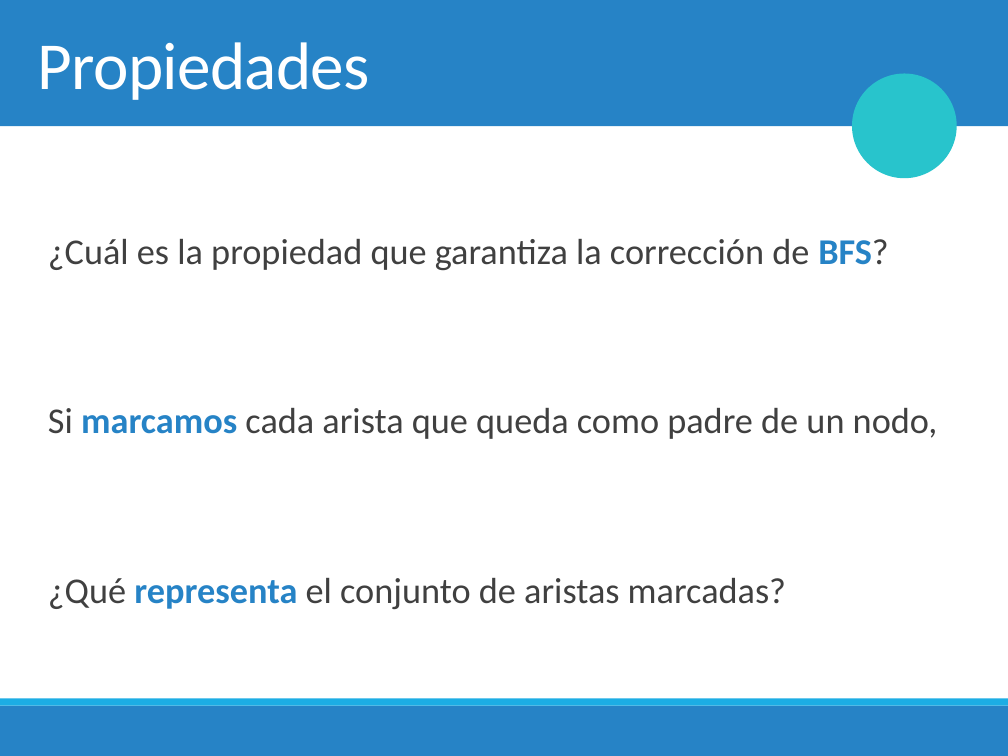
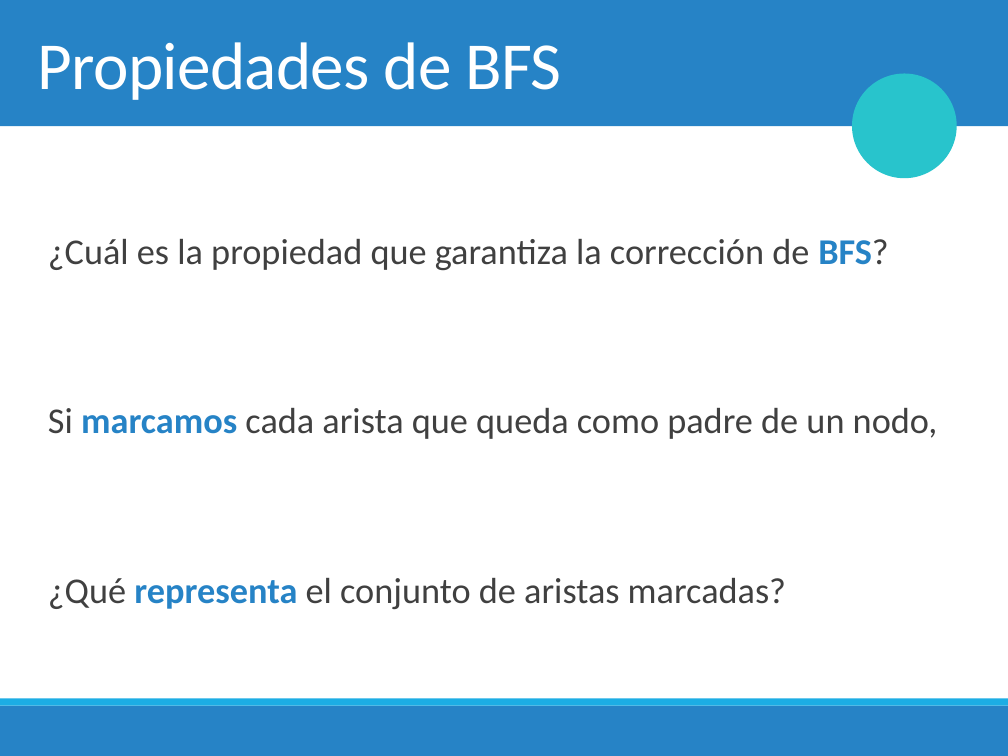
Before and after one commit to fvandeputte/2018-1, a slide deck: slide 4 of Clases/5. Algoritmos de Grafos/6. Dijkstra.pptx. Drawn at 1008x756 pixels with LibreOffice and Linux fonts; fonts in the diff are those of the drawing; background and template pictures are left out. Boxes give left, top, right and bottom in pixels: in the first picture for what was removed or moved away, otherwise in the second. Text is boxed around its words. In the diff, an @@ line names an element or a change of style, - is before the commit and + after.

```diff
--- a/Clases/5. Algoritmos de Grafos/6. Dijkstra.pptx
+++ b/Clases/5. Algoritmos de Grafos/6. Dijkstra.pptx
@@ title at bbox=[38, 42, 561, 100]: text changed @@
-Propiedades
+Propiedades de BFS
```
Also in this commit, not shown: 6 other slides changed, 2 slides added, 3 other files.
